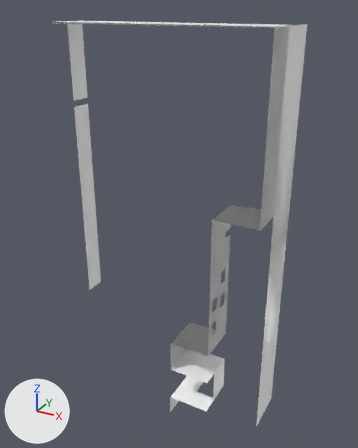
Renders of the glTF model assets/units/pd2_mod_hwu/mockup/occluder_hwu.glb from each side of a commit.
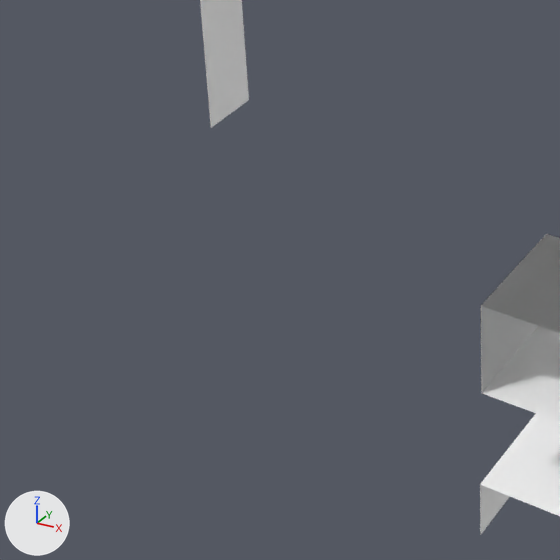
There are two pictures of each version: one whole from a 50 mm lens placed at (-17.5, -74.6, 71.5), pointed at (-58.7, 0.2, 34.0), one close up on the part from 7% to 54% of the width and 56% to 94% of the height. The lights are fixed; the arrows at lower left show +X, +Y and +Z. Where no turn or scale is listed for an object, it has been applied to the vertices.

Objects in the first close-up: 'oc_plane_32', 'oc_plane_33', 'oc_plane_35', 'oc_plane_36', 'oc_plane_37', 'oc_plane_40', 'oc_plane_41', 'oc_plane_42', 'oc_plane_46'.
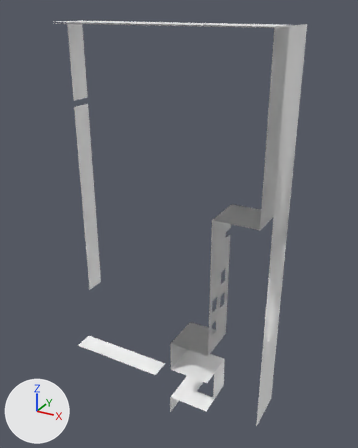
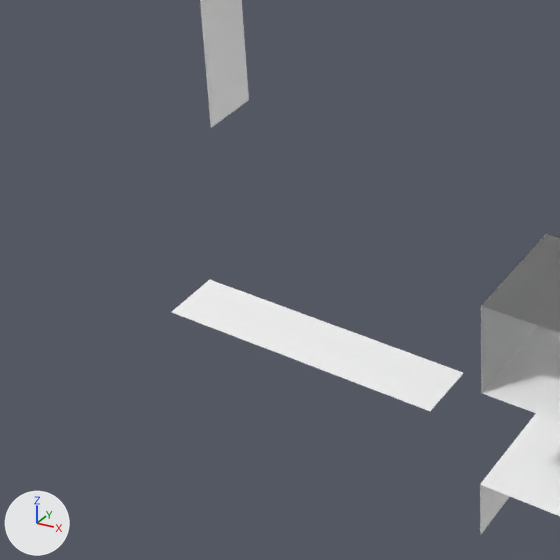
Location of each change, (x1, y1, x2, y2) in pixels of the close-ups (560 x 560 px):
'oc_plane_47', added
    after: (172, 280, 463, 411)

Diff of the bpy script that builds the scene:
```diff
--- a/assets/units/pd2_mod_hwu/mockup/occluder_hwu.glb.py
+++ b/assets/units/pd2_mod_hwu/mockup/occluder_hwu.glb.py
@@ me_oc_plane_47 @@
+me_oc_plane_47.from_pydata([(-9.5, -2.0, 0.0), (10.2, -2.0, 0.0), (10.2, 2.0, 0.0), (-9.5, 2.0, 0.0)], [], [(0, 1, 2), (0, 2, 3)])
+me_oc_plane_47.materials.append(mat_mat_occluder_plane)  # white #ffffff
@@ ob_oc_plane_47 @@
+ob_oc_plane_47 = bpy.data.objects.new('oc_plane_47', me_oc_plane_47)
+ob_oc_plane_47.location = (-69.7, -6.0, 4.15)
```
